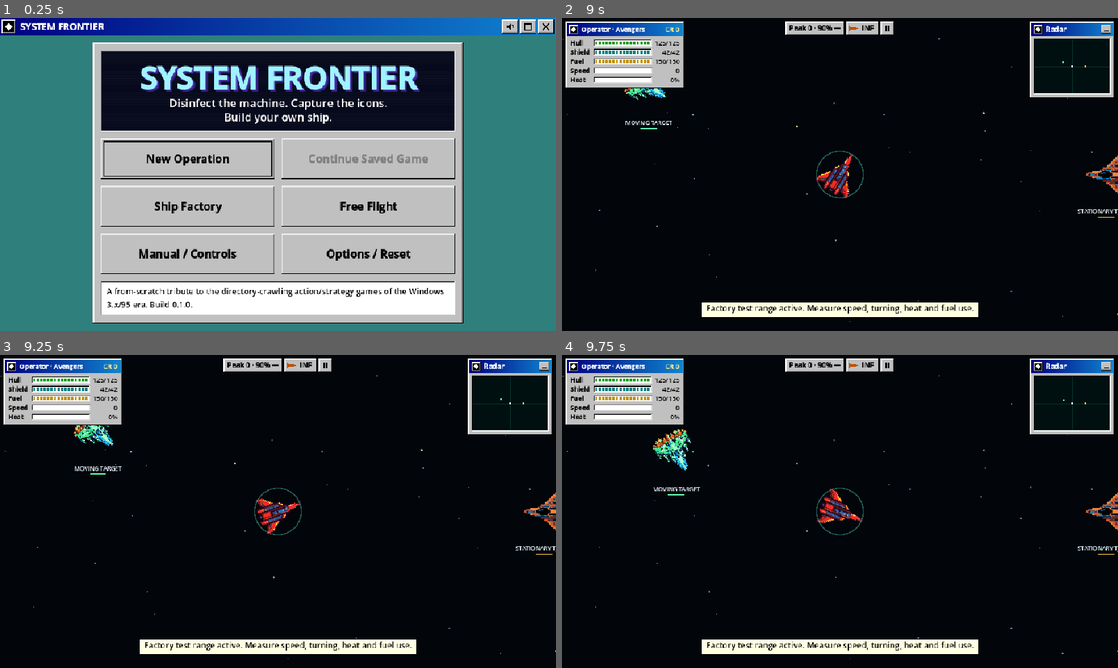
Above: before the commit, frames 1-4 (two rows, left to right).
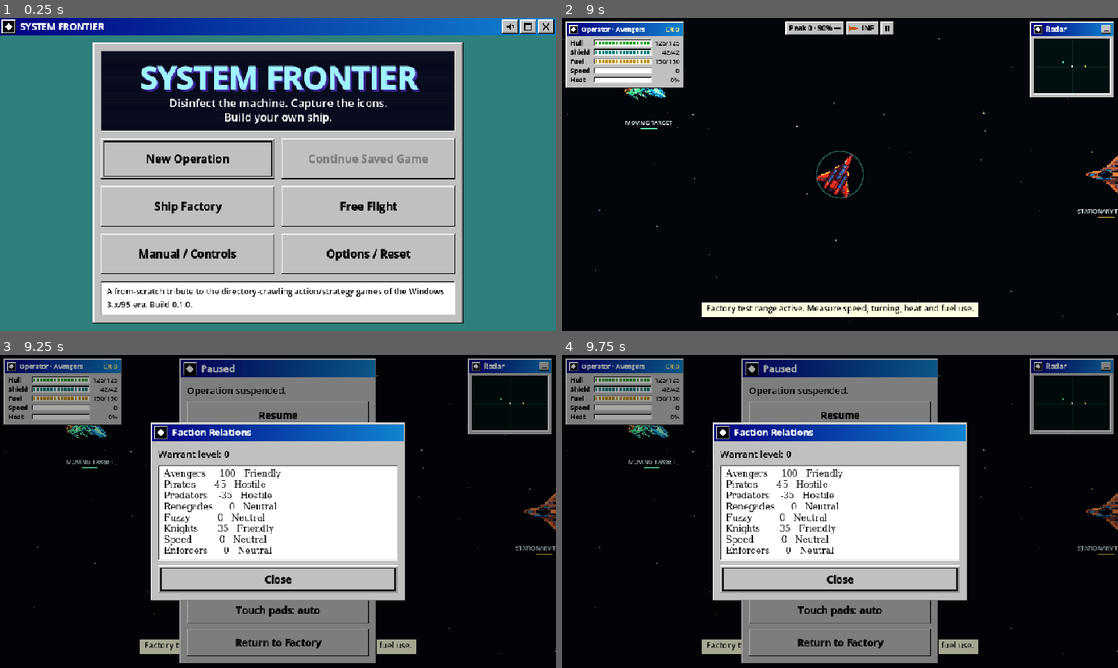
Above: after the commit, the same moments.

Repository: narmanb/system-frontier
Game: Godot game, scene res://scenes/main_menu/main_menu.tscn
The game is run twice, just before and just after one commit, with the same random seed, the same clock (stepped at 60 frames per second) and the same inputs.
Inputs (mouse positions are in pixels of both pictures, inside the frame that each line leads up to):
- Up to frame 1 (0.25 s): no input
- Up to frame 2 (9 s): click (1073, 27) at 0.5 s; click "Ship Factory" at 1.25 s; click "Paint" at 2 s; click "Hull" at 2.75 s; click "Engines" at 3.5 s; click "Stats" at 4.25 s; click "Modules" at 5 s; click "Telemetry" at 5.75 s; click "Library" at 6.5 s; click "Test" at 7.25 s; click "Start Test Flight" at 8 s; tap Enter (ui_accept) at 8.75 s; move the mouse to (962, 158) at 8.77 s; hold Right (turn_right) from 8.78 s (still down); hold A (ambulance) from 8.78 s (still down); click (962, 158) at 8.92 s
- Up to frame 3 (9.25 s): keep holding Right (turn_right); keep holding A (ambulance); tap Enter (ui_accept) at 9.02 s; tap R (relations, bound only after the commit) at 9.05 s
- Up to frame 4 (9.75 s): release Right (turn_right) at 9.5 s; release A (ambulance) at 9.5 s; click (840, 480) at 9.5 s, where only the run after the commit has a clickable "Faction Relations"

Frames 1-2 are identical in both runs. In frame 3, 46% of the frame differs, in the area x 0-100%, y 1-99%; in frame 4, 47%.

Commit message:
Safe-area insets, faction-world tests, relations view in flight
- HUD, radar, touch pads, strategy bar and Win95 screens stay inside the
  display safe area (camera cutouts, rounded corners) on mobile
- Milestone 3 tests: Pirates attack Knights without the player; hostile
  relations make spawns aggressive; kills cost relation
- Faction Relations in the pause menu and on the R key (legacy
  showRelations)

Co-Authored-By: Claude Opus 5.5 <noreply@anthropic.com>
Claude-Session: https://claude.ai/code/session_0138F4YYbTSJjY9nnWdrVom1

Diff:
--- a/scripts/core/app_state.gd
+++ b/scripts/core/app_state.gd
@@ -94,6 +94,7 @@
 	_action("zoom_out", [KEY_MINUS, KEY_KP_SUBTRACT], [], [])
 	_action("fullscreen", [KEY_F11], [], [])
 	_action("ambulance", [KEY_A], [JOY_BUTTON_RIGHT_STICK], [])
+	_action("relations", [KEY_R], [], [])
 	# Gamepad menu navigation (Retroid Pocket 5 etc.): A = accept, B = back/cancel.
 	_action("ui_accept", [], [JOY_BUTTON_A], [])
 	_action("ui_cancel", [], [JOY_BUTTON_B], [])
@@ -161,6 +162,22 @@
 	save_settings()
 
 
+## Screen-cutout / rounded-corner insets in logical (canvas) units: {left, top, right, bottom}.
+## Mobile only (on desktop the safe area describes the monitor, not the window).
+func safe_insets() -> Dictionary:
+	var z := {"left": 0.0, "top": 0.0, "right": 0.0, "bottom": 0.0}
+	if not OS.has_feature("mobile"):
+		return z
+	var safe := DisplayServer.get_display_safe_area()
+	var win := DisplayServer.window_get_size()
+	var logical := get_tree().root.get_visible_rect().size
+	if safe.size.x <= 0 or win.x <= 0 or logical.x <= 0:
+		return z
+	var k := logical.x / float(win.x)
+	return {"left": maxf(0, safe.position.x) * k, "top": maxf(0, safe.position.y) * k,
+		"right": maxf(0, win.x - safe.end.x) * k, "bottom": maxf(0, win.y - safe.end.y) * k}
+
+
 func is_touch_ui() -> bool:
 	match str(settings["show_touch"]):
 		"on": return true
--- a/scripts/ui/factory.gd
+++ b/scripts/ui/factory.gd
@@ -40,6 +40,7 @@
 	outer.set_anchors_preset(Control.PRESET_FULL_RECT)
 	outer.add_theme_constant_override("separation", 0)
 	add_child(outer)
+	Win95.apply_safe_area(outer)
 	bar = TitleBar.new()
 	bar.title = "SHIP FACTORY — Hull Painter"
 	bar.add_button("close", _back)
--- a/scripts/ui/hud.gd
+++ b/scripts/ui/hud.gd
@@ -56,7 +56,8 @@
 		return
 	var vs := get_viewport_rect().size
 	var fs := _font_size()
-	_status_rect = _draw_status_window(Vector2(6, 6), fs)
+	var ins := AppState.safe_insets()
+	_status_rect = _draw_status_window(Vector2(6 + ins.left, 6 + ins.top), fs)
 	_draw_chip_bar(vs, fs)
 	_draw_message(vs)
 
@@ -130,13 +131,14 @@
 		total += cw + 3
 	total += h  # pause button
 	var left := _status_rect.end.x + 6
-	var right := vs.x - 6
+	var ins := AppState.safe_insets()
+	var right: float = vs.x - 6 - ins.right
 	if radar and radar.visible and radar.position.y < _status_rect.end.y:
 		right = minf(right, radar.position.x - 6)
 	var x := clampf(vs.x / 2 - total / 2, left, maxf(left, right - total))
-	var y := 6.0
+	var y: float = 6.0 + ins.top
 	if left + total > right:   # not enough room between the windows: tuck under the status window
-		x = 6
+		x = 6 + ins.left
 		y = _status_rect.end.y + 6
 	for i in chips.size():
 		var c: Array = chips[i]
@@ -182,7 +184,7 @@
 	var mw := minf(full, vs.x * (0.55 if touch else 0.8))
 	var lines := ceili(full / maxf(1.0, mw))
 	var h := lines * (fs + 4) + 8
-	var y := vs.y - (vs.y * 0.27 if touch else 24.0) - h
+	var y: float = vs.y - AppState.safe_insets().bottom - (vs.y * 0.27 if touch else 24.0) - h
 	var r := Rect2(vs.x / 2 - mw / 2 - 8, y, mw + 16, h)
 	draw_rect(r, Win95.TOOLTIP)
 	draw_rect(r, Win95.DARK, false, 1)
--- a/scripts/ui/mission.gd
+++ b/scripts/ui/mission.gd
@@ -105,7 +105,7 @@
 	var vs := get_viewport().get_visible_rect().size
 	var w := minf(vs.x - 24, 460)
 	strategy_bar.size = Vector2(w, 50)
-	strategy_bar.position = Vector2((vs.x - w) / 2, vs.y - 64)
+	strategy_bar.position = Vector2((vs.x - w) / 2, vs.y - 64 - AppState.safe_insets().bottom)
 
 
 # ---------------------------------------------------------------- dialogs
@@ -131,6 +131,19 @@
 			Win95.popup(_root, "Quarantined Cache", "A sealed cache contains unstable but valuable fabrication data.", [
 				["Purge and recover", choose.bind("purge")],
 				["Leave sealed", choose.bind("leave")]])
+
+
+## Legacy showRelations (R key): current standing with every faction.
+func _relations() -> void:
+	var lines := []
+	for f in DataStore.factions():
+		var v: float = world.campaign["relations"].get(f, 0.0)
+		lines.append("%-10s %5d   %s" % [f, roundi(v), "Friendly" if v > 20 else ("Hostile" if v < -20 else "Neutral")])
+	var field := Win95.field("\n".join(lines), 15)
+	var mono := SystemFont.new()
+	mono.font_names = PackedStringArray(["monospace", "Courier New", "DejaVu Sans Mono"])
+	(field.get_child(0) as Label).add_theme_font_override("font", mono)
+	Win95.popup(_root, "Faction Relations", "Warrant level: %d" % world.campaign.get("warrant", 0), [["Close", func(): pass]], field)
 
 
 ## Legacy callAmbulance: refuel, repair, missiles, laser/armor upgrades, clear warrant.
@@ -205,7 +218,10 @@
 		strategy_bar.command.emit(cmds[i])
 		strategy_bar.queue_redraw()
 		return
-	if event.is_action_pressed("ambulance"):
+	if event.is_action_pressed("relations"):
+		set_paused(true)
+		_relations()
+	elif event.is_action_pressed("ambulance"):
 		_ambulance()
 	elif event.is_action_pressed("pause"):
 		set_paused(not get_tree().paused)
@@ -312,6 +328,9 @@
 		var amb := Win95.button("Ambulance Service")
 		amb.pressed.connect(func(): set_paused(false); _ambulance())
 		box.add_child(amb)
+	var rel_btn := Win95.button("Faction Relations")
+	rel_btn.pressed.connect(_relations)
+	box.add_child(rel_btn)
 	var map_btn := Win95.button("Tactical Map")
 	map_btn.pressed.connect(func(): set_paused(false); _toggle_map())
 	box.add_child(map_btn)
--- a/scripts/ui/radar_window.gd
+++ b/scripts/ui/radar_window.gd
@@ -24,7 +24,8 @@
 	if saved is Array and saved.size() == 2:
 		position = Vector2(float(saved[0]) * vs.x, float(saved[1]) * vs.y)
 	else:
-		position = Vector2(vs.x - size.x - 6, 6)
+		var ins := AppState.safe_insets()
+		position = Vector2(vs.x - size.x - 6 - ins.right, 6 + ins.top)
 	_clamp_to_screen()
 
 
@@ -38,7 +39,8 @@
 func _clamp_to_screen() -> void:
 	_resize()
 	var vs := get_viewport_rect().size
-	position = Vector2(clampf(position.x, 0, maxf(0, vs.x - size.x)), clampf(position.y, 0, maxf(0, vs.y - size.y)))
+	var ins := AppState.safe_insets()
+	position = Vector2(clampf(position.x, ins.left, maxf(ins.left, vs.x - size.x - ins.right)), clampf(position.y, ins.top, maxf(ins.top, vs.y - size.y - ins.bottom)))
 
 
 func _save() -> void:
--- a/scripts/ui/touch_controls.gd
+++ b/scripts/ui/touch_controls.gd
@@ -47,21 +47,23 @@
 	# Never let the left (turn) and right (fire/thrust/missile) clusters collide.
 	var left_w := turn.x * 2 + gap
 	var right_w := main.x + gap + mini.x
-	var avail := w - pad * 2 - gap * 2
+	var si := AppState.safe_insets()
+	var avail: float = w - pad * 2 - gap * 2 - si.left - si.right
 	if left_w + right_w > avail:
 		var k := avail / (left_w + right_w)
 		turn *= k; main *= k; mini *= k; gap *= k
-	var bottom := h - pad - bottom_inset
+	var ins := AppState.safe_insets()
+	var bottom: float = h - pad - bottom_inset - ins.bottom
 	var ly := bottom - turn.y
-	var right_x := w - pad - main.x
+	var right_x: float = w - pad - main.x - ins.right
 	var thrust_y := bottom - main.y
 	var fire_y := thrust_y - main.y - gap
 	var mini_x := right_x - gap - mini.x
 	buttons = []
 	if flight_pads:
 		buttons = [
-			{"id": "left", "rect": Rect2(pad, ly, turn.x, turn.y), "action": "turn_left", "label": "<"},
-			{"id": "right", "rect": Rect2(pad + turn.x + gap, ly, turn.x, turn.y), "action": "turn_right", "label": ">"},
+			{"id": "left", "rect": Rect2(pad + ins.left, ly, turn.x, turn.y), "action": "turn_left", "label": "<"},
+			{"id": "right", "rect": Rect2(pad + ins.left + turn.x + gap, ly, turn.x, turn.y), "action": "turn_right", "label": ">"},
 			{"id": "fire", "rect": Rect2(right_x, fire_y, main.x, main.y), "action": "fire", "label": "*"},
 			{"id": "thrust", "rect": Rect2(right_x, thrust_y, main.x, main.y), "action": "thrust", "label": "^"},
 			{"id": "missile", "rect": Rect2(mini_x, fire_y + (main.y - mini.y) / 2, mini.x, mini.y), "action": "missile", "label": "M"},
--- a/scripts/ui/win95.gd
+++ b/scripts/ui/win95.gd
@@ -263,6 +263,7 @@
 	outer.set_anchors_preset(Control.PRESET_FULL_RECT)
 	outer.add_theme_constant_override("separation", 0)
 	owner.add_child(outer)
+	apply_safe_area(outer)
 	var bar := TitleBar.new()
 	bar.title = title
 	for cb in caption_buttons:
@@ -295,6 +296,15 @@
 	col.add_theme_constant_override("separation", 12)
 	win.add_child(col)
 	return col
+
+
+## Keep a full-screen container clear of display cutouts (mobile).
+static func apply_safe_area(c: Control) -> void:
+	var ins := AppState.safe_insets()
+	c.offset_left = ins.left
+	c.offset_top = ins.top
+	c.offset_right = -ins.right
+	c.offset_bottom = -ins.bottom
 
 
 ## Section heading in a navy band (legacy "New Operation Setup" style).
--- a/tests/test_combat.gd
+++ b/tests/test_combat.gd
@@ -143,3 +143,52 @@
 	var weak: WeakRef = weakref(w.mission)
 	w.dispose()
 	check(weak.get_ref() == null, "mission controller freed after dispose")
+
+
+func test_factions_fight_without_the_player() -> void:
+	# Milestone 3 acceptance: faction fighting must not need the player to start it.
+	var kills := 0
+	for seed_value in range(1, 6):
+		var w := SimWorld.new()
+		w.setup(DataStore.starter_hull("redFalcon"), "sandbox", 4, seed_value)
+		w.player.invuln = 99999
+		w.player.pos = Vector2(10, 10)        # parked in a corner, never shooting
+		w.player.team = "Observers"           # nobody's friend, but nobody's target either
+		var pirate := w._make_npc("grunt", "Pirates", true, Vector2(1300, 900))
+		var knight := w._make_npc("grunt", "Knights", false, Vector2(1420, 900))
+		w.ships.append_array([pirate, knight])
+		NpcAI.prepare(w, pirate)
+		var credits: int = w.campaign["credits"]
+		for i in 60 * 40:
+			w.step(1.0 / 60, {})
+		if knight.dead or knight.hull < knight.max_hull:
+			kills += 1
+		check(w.campaign["credits"] == credits, "NPC kills never pay the player")
+		w.dispose()
+	check(kills >= 3, "Pirates attack Knights unprompted in most runs (%d/5)" % kills)
+
+
+func test_hostile_relations_spawn_aggressive() -> void:
+	var w := SimWorld.new()
+	w.campaign["relations"] = {}
+	w.setup(DataStore.starter_hull("redFalcon"), "sandbox", 2, 4)
+	for f in DataStore.factions():
+		w.campaign["relations"][f] = -80.0
+	w.ships.clear()
+	var aggressive := 0
+	for i in 30:
+		var s := w.spawn_ai()
+		if NpcAI.aggressive_to_player(w, s):
+			aggressive += 1
+	check(aggressive == 30, "relation <= -25 makes every spawn aggressive (v7.2.2), got %d/30" % aggressive)
+
+
+func test_killing_lowers_relations() -> void:
+	var w := SimWorld.new()
+	w.setup(DataStore.starter_hull("redFalcon"), "sandbox", 1, 2)
+	w.ships.clear()
+	var s := w._make_npc("grunt", "Speed", false, w.player.pos + Vector2(300, 0))
+	w.ships.append(s)
+	var before: float = w.campaign["relations"]["Speed"]
+	w.destroy_ship(s, w.player)
+	near(w.campaign["relations"]["Speed"], before - 10, 1e-9, "kill costs 10 relation")
Not shown, changed: docs/PARITY_MATRIX.md
